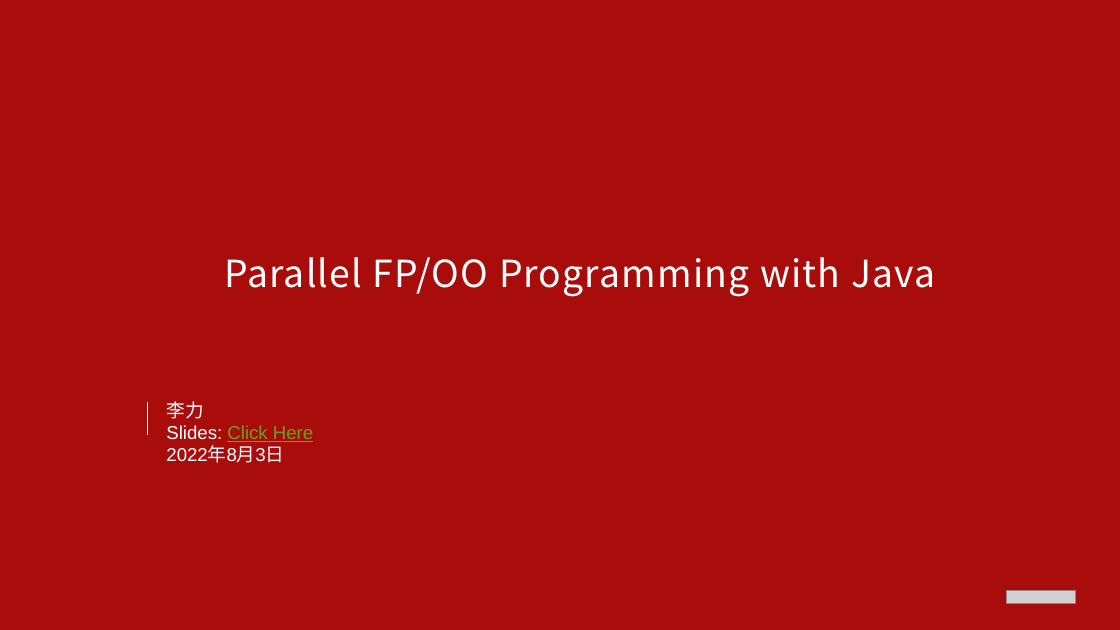
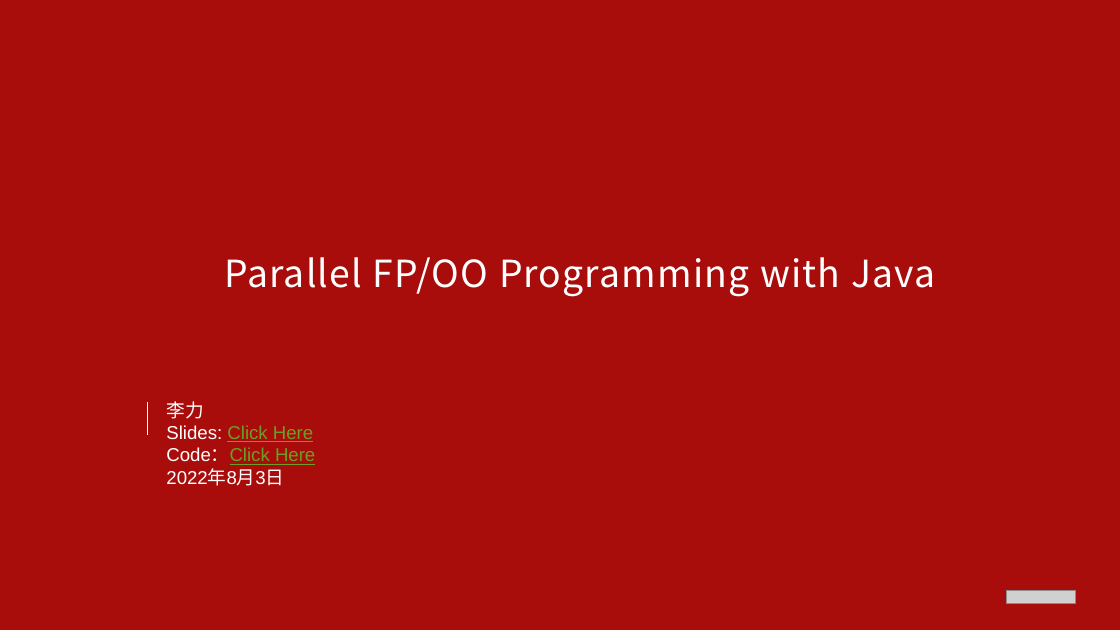
Before and after one commit to xiaozhiliaoo/my-slides, a slide deck: slide 1 of ppt/Parallel-Functional-Programming-with-Java.pptx. Drawn at 1120x630 pixels with LibreOffice and Linux fonts; fonts in the diff are those of the drawing; grey boxes stand for pictures; background and template pictures are left out. Boxes give left, top, right and bottom in pixels: in the first picture for what was removed or moved away, otherwise in the second. Text is boxed around its words. In the diff, an @@ line names an element or a change of style, - is before the commit and + after.

```diff
--- a/ppt/Parallel-Functional-Programming-with-Java.pptx
+++ b/ppt/Parallel-Functional-Programming-with-Java.pptx
@@ text at <box>166,447,315,465</box>: paragraph added @@
+Code：Click Here
```
Also in this commit, not shown: 2 other slides changed, 1 other file.
